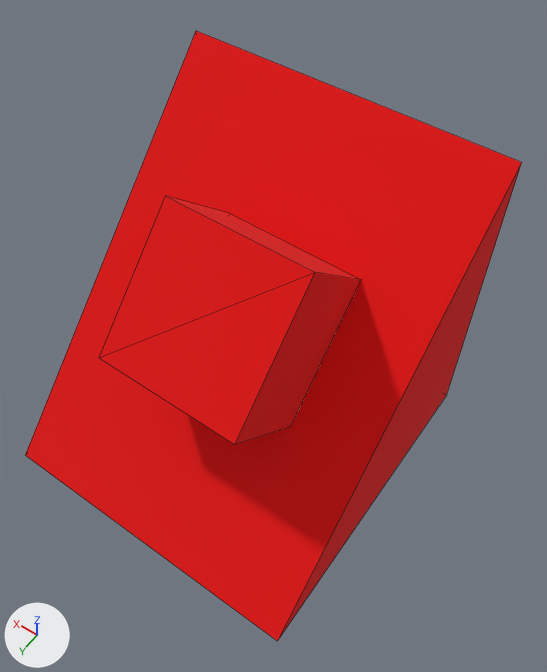
Before and after pictures for a commit that changed the OBJ model data/block/slider.obj.
Camera for both pictures: a 50 mm lens placed at (-1.07, 4.55, 6.52), pointed at (1.33, 1.19, 1.24). Lighting does not change. The marker at lower left points along +X, +Y and +Z. Mesh edges are drawn as thin lines. Where no turn or scale is listed for an object, it has been applied to the vertices. Vertices at the same position are counted once.

The scene before the commit, as lines of its bpy script (objects in view):
```python
mat_diffuse_200_0_0_255 = principled_material('diffuse_200_0_0_255')
mat_diffuse_200_0_0_255.base_color = (0.784, 0.0, 0.0)  # red #e50000
mat_diffuse_200_0_0_255.roughness = 1.0
me_object_1 = bpy.data.meshes.new('object_1')
me_object_1.from_pydata([(2.0, 0.89, 2.11), (2.0, 1.6, 2.81), (2.0, 1.83, 1.17), (2.0, 2.54, 1.87), (0.7, 1.83, 1.17), (0.7, 2.54, 1.87), (0.7, 0.89, 2.11), (0.7, 1.6, 2.81)], [], [(0, 2, 3, 1), (2, 4, 5, 3), (4, 6, 7, 5), (6, 0, 1, 7), (2, 0, 6), (6, 4, 2), (3, 7, 1), (7, 3, 5)])
me_object_1.materials.append(mat_diffuse_200_0_0_255)  # red #e50000
me_object_1_001 = bpy.data.meshes.new('object_1.001')
me_object_1_001.from_pydata([(0.0, 0.0, 0.0), (3.0, 0.0, 0.0), (0.0, 0.0, 3.0), (3.0, 0.0, 3.0), (0.0, 3.0, 0.0), (3.0, 3.0, 0.0)], [], [(1, 3, 2, 0), (5, 1, 0, 4), (3, 5, 4, 2), (2, 4, 0), (3, 1, 5)])
me_object_1_001.materials.append(mat_diffuse_200_0_0_255)  # red #e50000
ob_object_1 = bpy.data.objects.new('object_1', me_object_1)
ob_object_1.location = (0.0, 0.0, 0.0)
ob_object_1_001 = bpy.data.objects.new('object_1.001', me_object_1_001)
ob_object_1_001.location = (0.0, 0.0, 0.0)
```
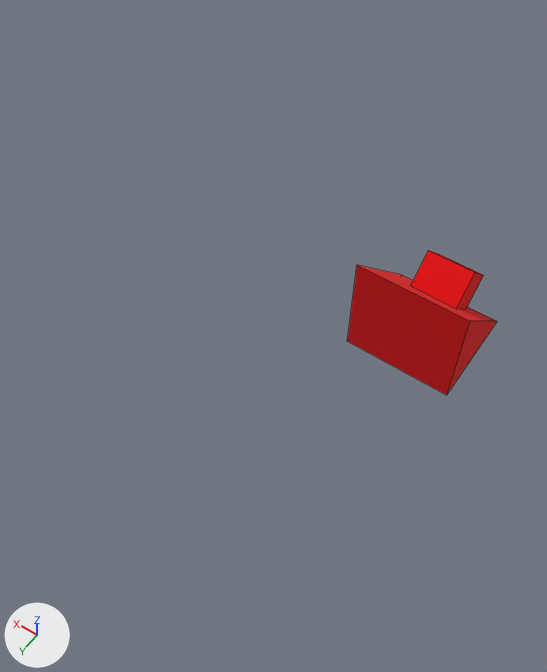
Location of each change, [x1, y1, x2, y2] in pixels of the pictures (547 x 672 px):
'object_1.001', deleted (red): before [25, 31, 522, 641]
'object_1', recoloured, reshaped (43% narrower, 48% shorter): before [99, 196, 361, 445]; after [347, 265, 497, 395]
'object_2', added (red): after [411, 250, 484, 309]

The change, as a list of edits to the scene's bpy script:
```text
Change mat_diffuse_200_0_0_255:
    mat_diffuse_200_0_0_255.base_color: (0.784, 0.0, 0.0) -> (0.78, 0.0, 0.0)  # red #e50000
Change me_object_1:
    used by ob_object_1; location = (0.0, 0.0, 0.0)
    remove me_object_1.from_pydata(...)  # 8 vertices, 8 faces; spans x 0.7..2.0, y 0.89..2.54, z 1.17..2.81
    add me_object_1.from_pydata(...)  # 6 vertices, 5 faces; spans x 0.0..1.2, y -1.2..0.0, z 0.0..1.2
    me_object_1 part 1: the whole mesh is rebuilt
Add me_object_2:
    me_object_2.from_pydata([(0.8, -0.842, 0.358), (0.8, -0.467, 0.733), (0.8, -0.749, 1.016), (0.8, -1.125, 0.641), (0.28, -0.467, 0.733), (0.28, -0.749, 1.016), (0.28, -0.842, 0.358), (0.28, -1.125, 0.641)], [], [(0, 1, 2, 3), (1, 4, 5, 2), (4, 6, 7, 5), (6, 0, 3, 7), (1, 0, 6), (6, 4, 1), (2, 7, 3), (7, 2, 5)])
    me_object_2.materials.append(mat_diffuse_200_0_0_255)  # red #e50000
Remove ob_object_1_001:
    ob_object_1_001 = bpy.data.objects.new('object_1.001', me_object_1_001)
    ob_object_1_001.location = (0.0, 0.0, 0.0)
Add ob_object_2:
    ob_object_2 = bpy.data.objects.new('object_2', me_object_2)
    ob_object_2.location = (0.0, 0.0, 0.0)
```
